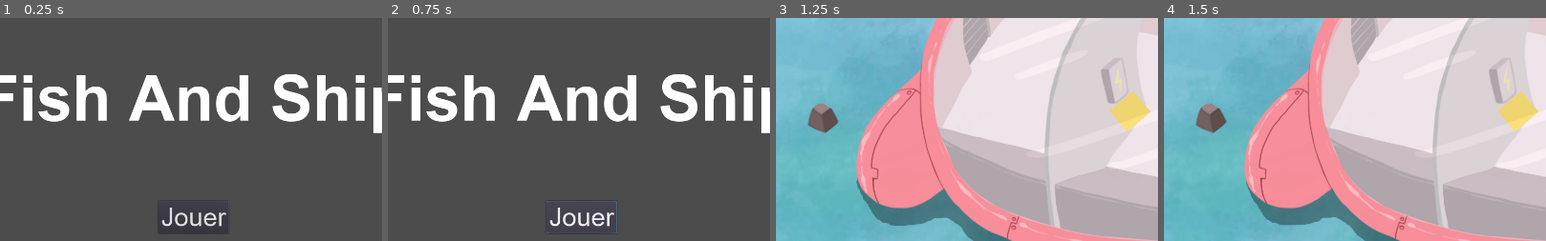
Above: before the commit, frames 1-4 (left to right).
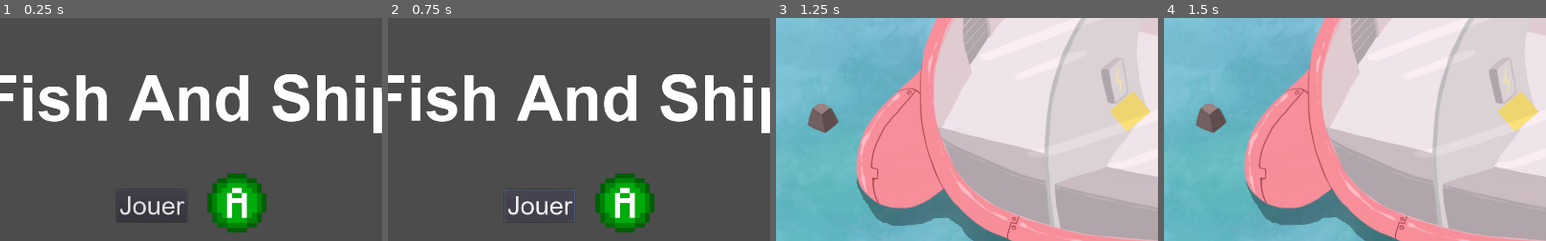
Above: after the commit, the same moments.

Repository: Majimo/FishAndShip
Game: Godot game, scene res://scenes/Intro.tscn
Two runs of this game, one before a commit and one after it. Both use one fixed random seed, a clock stepped at 60 frames per second and the inputs below. Sound files missing from this copy of the repository are replaced by a short silence.
Inputs:
- Up to frame 1 (0.25 s): no input
- Up to frame 2 (0.75 s): click "Jouer" at 0.5 s
- Up to frame 3 (1.25 s): no input
- Up to frame 4 (1.5 s): tap Enter (ui_accept) at 1.25 s; hold Right (ui_right) from 1.28 s (still down); hold Enter (ui_accept) from 1.28 s (still down)
The pictures show only the part of the screen within x 25-75%, y 8-58%; the shares and areas given below are measured in that part.

The runs differ from the first frame. In frame 1, 4.1% of the frame differs, in the area x 31-70%, y 69-97%; in frame 2, 4.3%, in the area x 30-70%, y 69-97%; in frame 3, nothing differs; in frame 4, nothing differs.

Commit message:
fix: Timer jeu disparu

Diff:
--- a/scenes/GameOver.tscn
+++ b/scenes/GameOver.tscn
@@ -1,7 +1,8 @@
-[gd_scene load_steps=5 format=2]
+[gd_scene load_steps=6 format=2]
 
 [ext_resource path="res://assets/fonts/arial.ttf" type="DynamicFontData" id=1]
 [ext_resource path="res://scripts/WinOver.gd" type="Script" id=2]
+[ext_resource path="res://assets/ToucheA.png" type="Texture" id=3]
 
 [sub_resource type="DynamicFont" id=1]
 size = 70
@@ -35,13 +36,17 @@
 }
 
 [node name="Button" type="Button" parent="."]
-margin_left = 680.77
-margin_top = 527.782
-margin_right = 875.77
-margin_bottom = 593.782
+margin_left = 581.463
+margin_top = 534.584
+margin_right = 776.463
+margin_bottom = 600.584
 custom_fonts/font = SubResource( 2 )
 text = "Rejouer"
 __meta__ = {
 "_edit_use_anchors_": false
 }
+
+[node name="ToucheA" type="Sprite" parent="."]
+position = Vector2( 883.766, 564.496 )
+texture = ExtResource( 3 )
 [connection signal="pressed" from="Button" to="." method="_on_Button_pressed"]
--- a/scenes/Intro.tscn
+++ b/scenes/Intro.tscn
@@ -4,7 +4,7 @@
 [ext_resource path="res://assets/fonts/arialbd.ttf" type="DynamicFontData" id=2]
 [ext_resource path="res://scripts/Intro.gd" type="Script" id=3]
 [ext_resource path="res://assets/Pouik_Attend.png" type="Texture" id=4]
-[ext_resource path="res://sounds/Demarrage_vaisseau.wav" type="AudioStream" id=5]
+[ext_resource path="res://assets/ToucheA.png" type="Texture" id=5]
 [ext_resource path="res://sounds/Arret_vaisseau.wav" type="AudioStream" id=6]
 
 [sub_resource type="DynamicFont" id=1]
@@ -34,22 +34,23 @@
 }
 
 [node name="Button" type="Button" parent="."]
-margin_left = 705.643
-margin_top = 444.38
-margin_right = 847.643
-margin_bottom = 510.38
+margin_left = 621.666
+margin_top = 421.053
+margin_right = 763.666
+margin_bottom = 487.053
 custom_fonts/font = SubResource( 2 )
 text = "Jouer"
 __meta__ = {
 "_edit_use_anchors_": false
 }
 
+[node name="ToucheA" type="Sprite" parent="."]
+position = Vector2( 864.188, 448.199 )
+texture = ExtResource( 5 )
+
 [node name="Sprite" type="Sprite" parent="."]
 position = Vector2( 807.116, 744.133 )
 texture = ExtResource( 4 )
-
-[node name="DepartVaisseau" type="AudioStreamPlayer" parent="."]
-stream = ExtResource( 5 )
 
 [node name="ArriveeVaisseau" type="AudioStreamPlayer" parent="."]
 stream = ExtResource( 6 )
--- a/scenes/MainWorld.tscn
+++ b/scenes/MainWorld.tscn
@@ -300,9 +300,6 @@
 [node name="TrucTypesRequins" type="Node" parent="."]
 
 [node name="EauEtOmbre" parent="." instance=ExtResource( 1 )]
-
-[node name="VaisseauCoule" type="Timer" parent="."]
-wait_time = 100.0
 
 [node name="TempsRestant" type="Node2D" parent="."]
 
@@ -333,6 +330,9 @@
 
 [node name="Musique" type="AudioStreamPlayer" parent="."]
 stream = ExtResource( 30 )
+
+[node name="VaisseauCoule" type="Timer" parent="."]
+wait_time = 100.0
 [connection signal="module_repaired" from="ZonesAReparer/ZoneAReparer" to="ZonesAReparer" method="_on_ZoneAReparer_module_repaired"]
 [connection signal="module_repaired" from="ZonesAReparer/ZoneAReparer2" to="ZonesAReparer" method="_on_ZoneAReparer2_module_repaired"]
 [connection signal="module_repaired" from="ZonesAReparer/ZoneAReparer3" to="ZonesAReparer" method="_on_ZoneAReparer3_module_repaired"]
--- a/scenes/WinOver.tscn
+++ b/scenes/WinOver.tscn
@@ -1,7 +1,8 @@
-[gd_scene load_steps=5 format=2]
+[gd_scene load_steps=6 format=2]
 
 [ext_resource path="res://assets/fonts/arial.ttf" type="DynamicFontData" id=1]
 [ext_resource path="res://scripts/WinOver.gd" type="Script" id=2]
+[ext_resource path="res://assets/ToucheA.png" type="Texture" id=3]
 
 [sub_resource type="DynamicFont" id=1]
 size = 70
@@ -32,13 +33,17 @@
 }
 
 [node name="Button" type="Button" parent="."]
-margin_left = 679.983
-margin_top = 549.352
-margin_right = 874.983
-margin_bottom = 615.352
+margin_left = 559.849
+margin_top = 547.019
+margin_right = 754.849
+margin_bottom = 613.019
 custom_fonts/font = SubResource( 2 )
 text = "Rejouer"
 __meta__ = {
 "_edit_use_anchors_": false
 }
+
+[node name="ToucheA" type="Sprite" parent="."]
+position = Vector2( 871.186, 577.664 )
+texture = ExtResource( 3 )
 [connection signal="pressed" from="Button" to="." method="_on_Button_pressed"]
--- a/scripts/Intro.gd
+++ b/scripts/Intro.gd
@@ -1,4 +1,9 @@
 extends Node2D
+
+
+func _process(delta):
+	if Input.is_action_pressed("ui_accept"):
+		_on_Button_pressed()
 
 func _on_Button_pressed():
 	$ArriveeVaisseau.play()
--- a/scripts/WinOver.gd
+++ b/scripts/WinOver.gd
@@ -1,5 +1,9 @@
 extends Node2D
 
 
+func _process(delta):
+	if Input.is_action_pressed("ui_accept"):
+		_on_Button_pressed()
+
 func _on_Button_pressed():
 	get_tree().change_scene("res://scenes/MainWorld.tscn")
Binary file removed: assets/Rocher (1).png
Binary file added: assets/ToucheA.png
Not shown, changed: assets/ToucheA.png.import
Binary file removed: assets/ship.png
Not shown, removed: assets/ship.png.import
Binary file removed: assets/water.png
Binary file removed: assets/zoneP.png
Not shown, removed: assets/zoneP.png.import
Not shown: 5 places in scenes/MainWorld.tscn that only renumber resources
